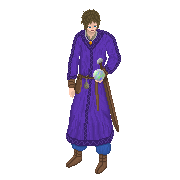
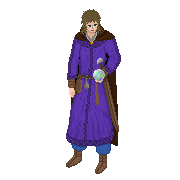
The second 180 x 180 image is a revision of the first. Changes to its layers:
painted on "Background" over [71, 9, 118, 146]
